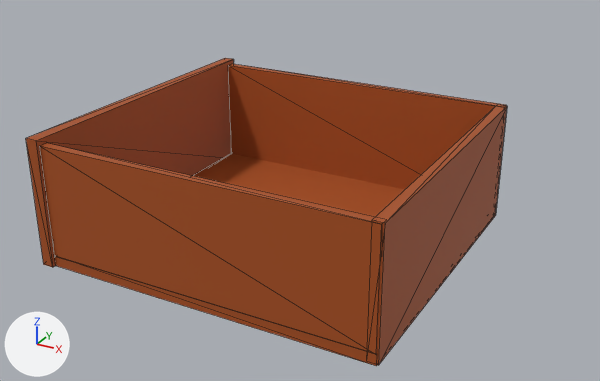
Before and after pictures for a commit that changed the glTF model public/model/drawer.glb.
Camera for both pictures: a 50 mm camera at (0.603, -1.188, 0.499) aimed at (-0.062, 0.022, -0.106). The lights are fixed; the arrows at lower left show +X, +Y and +Z. Mesh edges are drawn as thin lines. Where no turn or scale is listed for an object, it has been applied to the vertices. Vertices at the same position are counted once.

Objects in the first picture: 'node_id11', 'node_id15', 'node_id19', 'node_id23', 'node_id7'.
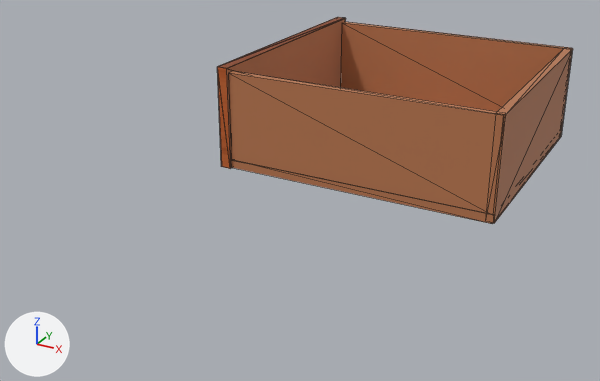
ob_node_id21 is not drawn itself; it is the parent of ob_node_id22.

The newer file is also rescaled (x0.923), turned or shifted as a whole; pictures and numbers use the older file's frame.

The change, as a diff of the scene's bpy script:
```diff
--- a/public/model/drawer.glb.py
+++ b/public/model/drawer.glb.py
@@ img_image_0 @@
-img_image_0 = load_image('Image_0', '_unpacked/Image_0', 8, 8, 'sRGB')
+img_image_0 = load_image('Image_0', '_unpacked/Image_0', 2048, 2048, 'sRGB')
@@ img_image_1 @@
-img_image_1 = load_image('Image_1', '_unpacked/Image_1', 8, 8, 'sRGB')
+img_image_1 = load_image('Image_1', '_unpacked/Image_1', 2048, 2048, 'sRGB')
@@ mat_35 @@
 mat_35 = bpy.data.materials.new('35')
-# nodes: BsdfPrincipled, Math x2, OutputMaterial, TexImage x2
+# nodes: BsdfPrincipled, Math x3, Mix, OutputMaterial, TexImage x2, VertexColor
 # uses the picture img_image_0
@@ mat_36 @@
 n4 = _N.new('ShaderNodeTexImage'); n4.name = 'Image Texture'
-n4.image = img_image_0
+n4.image = img_image_4
 n5 = _N.new('ShaderNodeTexImage'); n5.name = 'Image Texture.001'
-n5.image = img_image_1
+n5.image = img_image_5
 _L.new(n0.outputs[0], n1.inputs[0])  # 'BSDF' to 'Surface'
@@ mat_37 @@
 n4 = _N.new('ShaderNodeTexImage'); n4.name = 'Image Texture'
-n4.image = img_image_0
+n4.image = img_image_4
 n5 = _N.new('ShaderNodeTexImage'); n5.name = 'Image Texture.001'
-n5.image = img_image_1
+n5.image = img_image_5
 _L.new(n0.outputs[0], n1.inputs[0])  # 'BSDF' to 'Surface'
@@ mat_38 @@
 n4 = _N.new('ShaderNodeTexImage'); n4.name = 'Image Texture'
-n4.image = img_image_0
+n4.image = img_image_4
 n5 = _N.new('ShaderNodeTexImage'); n5.name = 'Image Texture.001'
-n5.image = img_image_1
+n5.image = img_image_5
 _L.new(n0.outputs[0], n1.inputs[0])  # 'BSDF' to 'Surface'
@@ mat_40 @@
+mat_40 = bpy.data.materials.new('40')
+# uses the picture img_image_4
+# uses the picture img_image_5
@@ mat_39 @@
+mat_39 = bpy.data.materials.new('39')
+# uses the picture img_image_4
+# uses the picture img_image_5
@@ me_mesh_id20 @@
 me_mesh_id20.from_pydata(...)  # 8 vertices, 12 faces; spans x -0.265..0.265, y -0.007..0.007, z -0.096..0.096
+# me_mesh_id20 part 1: the whole mesh is scaled about its middle by (1, 1.01, 0.928), then moved by (0.0, 0.0, -0.007)
 me_mesh_id20.materials.append(mat_37)
@@ me_mesh_id26 @@
+me_mesh_id26.from_pydata(...)  # a box spanning x -735.0..-237.0, y -533.0..-2.0, z -114.0..-96.0
+me_mesh_id26.materials.append(mat_38)
@@ me_mesh_id14 @@
+me_mesh_id14.from_pydata([(141.0, 5.0, 111.0), (454.0, 5.0, -13.0), (454.0, 5.0, 111.0), (141.0, 5.0, -13.0), (454.0, 6.0, 111.0), (141.0, 6.0, -13.0), (141.0, 6.0, 111.0), (454.0, 6.0, -13.0)], [], [(0, 1, 2), (0, 3, 1), (4, 5, 6), (4, 7, 5), (6, 3, 0), (6, 5, 3), (2, 7, 4), (2, 1, 7), (2, 6, 0), (2, 4, 6), (7, 3, 5), (7, 1, 3)])
+me_mesh_id14.materials.append(mat_36)
@@ me_mesh_id7 @@
+me_mesh_id7.from_pydata(...)  # a box spanning x -453.0..-140.0, y -73.0..61.0, z -70.0..55.0
+me_mesh_id7.materials.append(mat_35)
@@ ob_node_id25 @@
-ob_node_id25 = bpy.data.objects.new('node_id25', None)
+ob_node_id25 = bpy.data.objects.new('node_id25', me_mesh_id26)
 ob_node_id25.parent = ob_root
@@ ob_node_id6 @@
-ob_node_id6 = bpy.data.objects.new('node_id6', None)
+ob_node_id6 = bpy.data.objects.new('node_id6', me_mesh_id7)
 ob_node_id6.parent = ob_node_id5
@@ ob_node_id7 @@
-ob_node_id7 = bpy.data.objects.new('node_id7', me_mesh_id8)
@@ ob_node_id11 @@
-ob_node_id11 = bpy.data.objects.new('node_id11', me_mesh_id12)
+ob_node_id11 = bpy.data.objects.new('node_id11', None)
 ob_node_id11.parent = ob_node_id10
@@ ob_node_id13 @@
-ob_node_id13 = bpy.data.objects.new('node_id13', None)
+ob_node_id13 = bpy.data.objects.new('node_id13', me_mesh_id14)
 ob_node_id13.parent = ob_node_id25
@@ ob_node_id15 @@
-ob_node_id15 = bpy.data.objects.new('node_id15', me_mesh_id16)
+ob_node_id15 = bpy.data.objects.new('node_id15', None)
 ob_node_id15.parent = ob_node_id14
@@ ob_node_id21 @@
 ob_node_id21 = bpy.data.objects.new('node_id21', None)
-ob_node_id21.parent = ob_node_id25
-ob_node_id21.location = (2.99, -8.276, -3.073)
-ob_node_id21.scale = (-2.46, 0.0828, 0.975)
+ob_node_id21.parent = ob_node_id8
+ob_node_id21.location = (7.676, -257.1, -86.21)
+ob_node_id21.rotation_euler = (0.0, 0.0, 1.571)  # degrees (0, 0, 90)
+ob_node_id21.scale = (1.52, 45.3, 1.52)
@@ ob_node_id23 @@
-ob_node_id23 = bpy.data.objects.new('node_id23', me_mesh_id24)
+ob_node_id23 = bpy.data.objects.new('node_id23', None)
 ob_node_id23.parent = ob_node_id22
@@ ob_node_id8 @@
+ob_node_id8 = bpy.data.objects.new('node_id8', None)
+ob_node_id8.location = (0.000426, 0.621, -0.0229)
+ob_node_id8.scale = (0.00108, 0.00108, 0.00108)
@@ ob_node_id37 @@
+ob_node_id37 = bpy.data.objects.new('node_id37', me_mesh_id38)  # a box spanning x -100.0..100.0, y -100.0..100.0, z -100.0..100.0
+ob_node_id37.location = (0.269, 0.341, -0.026)
+ob_node_id37.rotation_euler = (3.142, 0.0, -1.571)  # degrees (180, 0, -90)
+ob_node_id37.scale = (-0.00247, -0.0000829, -0.000977)
@@ ob_node_id31 @@
+ob_node_id31 = bpy.data.objects.new('node_id31', me_mesh_id32)  # a box spanning x -0.266..0.266, y -0.007..0.007, z -0.096..0.096
+ob_node_id31.location = (0.009, 0.587, -0.025)
```

Pixel boxes (x1, y1, x2, y2) of what changed, in the pictures (600 x 381 px):
'node_id11', no longer drawn: before (39, 143, 382, 355)
'node_id19', surface changed, mesh rescaled: before (228, 64, 507, 189); after (228, 71, 504, 215)
'node_id23', no longer drawn: before (372, 106, 507, 365)
'node_id7', deleted: before (26, 58, 234, 267)
'node_id31', added: after (340, 22, 572, 112)
'node_id15', no longer drawn: before (55, 154, 405, 366)
'node_id37', added: after (493, 49, 573, 223)
'node_id13', now drawn: after (226, 18, 346, 168)
'node_id25', now drawn: after (232, 160, 494, 224)
'node_id6', now drawn: after (217, 17, 344, 169)
